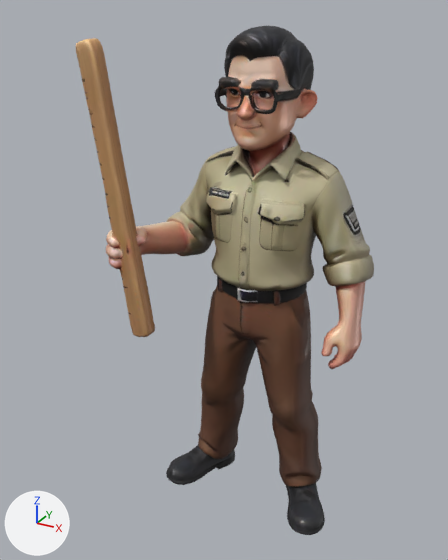
The glTF model assets/models/characters/guru-matematika.glb as it was, and as the next commit left it.
One viewpoint serves both versions: a 50 mm camera at (0.87, -1.68, 1.728) aimed at (-0.052, -0.004, 0.89). Every picture has the same lights, and +X, +Y and +Z are marked at lower left. The first picture is the older version. Vertices at exactly the same position are counted once.

Names of what the first picture shows: 'Body'.
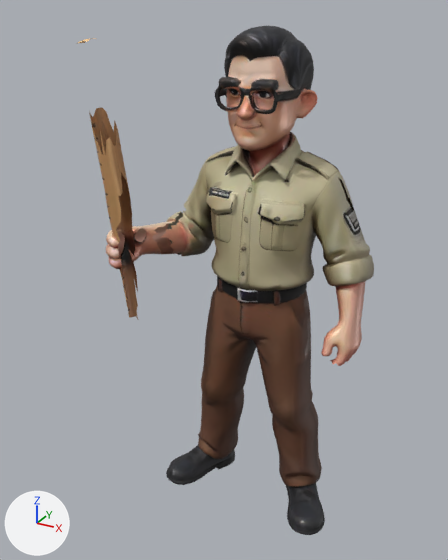
Boxes [x1, y1, x2, y2] around the edits, measured in the pictures (448 x 560 px):
part 1 of me_model, deleted (brown)
    before: [116, 173, 189, 337]
part 2 of me_model, cut back
    before: [76, 39, 118, 155]
    after: [80, 41, 118, 135]
part 3 of me_model, cut back
    before: [328, 354, 354, 369]

The change, as a list of edits to the scene's bpy script:
```text
Change me_model:
    used by ob_body; location = (0.0, 0.0, 0.0)
    remove me_model.from_pydata(...)  # 11990 vertices, 24000 faces; spans x -0.4..0.4, y -0.27..0.27, z 0.0..1.68
    add me_model.from_pydata(...)  # 11295 vertices, 22278 faces; spans x -0.4..0.4, y -0.27..0.27, z 0.0..1.68
    me_model part 1: 359 vertices removed from x -0.31..-0.2, y -0.25..0.24, z 0.73..1.2
    me_model part 2: 3 vertices moved within x -0.39..-0.32, y -0.2..-0.19, z 1.42..1.64; 183 vertices removed from x -0.4..-0.3, y -0.25..-0.19, z 1.41..1.64
    me_model part 3: 1 vertex moved within x 0.34, y 0.02, z 0.66; 153 vertices removed from x 0.32..0.38, y 0.02..0.14, z 0.63..0.69
```
